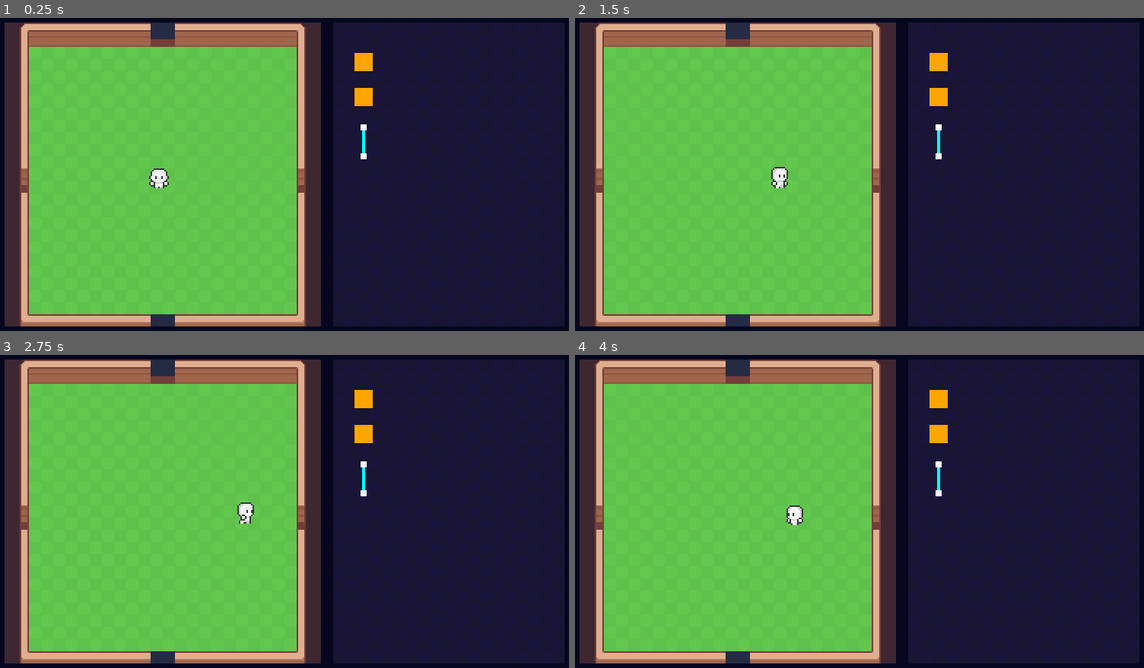
Above: before the commit, frames 1-4 (two rows, left to right).
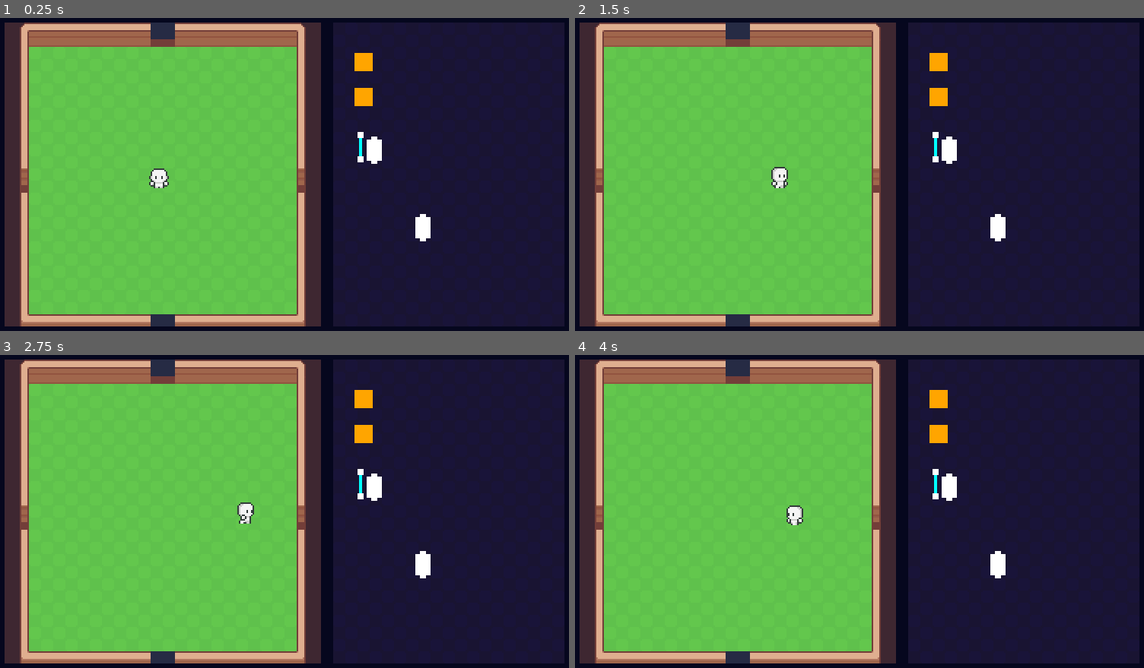
Above: after the commit, the same moments.

Repository: MichaelHayesMC/Term_3_Godot_LastCognition
Game: Godot game, scene res://scenes/game.tscn
Two runs of this game, one before a commit and one after it. Both use one fixed random seed, a clock stepped at 60 frames per second and the inputs below.
Inputs (mouse positions are in pixels of both pictures, inside the frame that each line leads up to):
- Up to frame 1 (0.25 s): no input
- Up to frame 2 (1.5 s): tap Enter at 0.5 s; move the mouse to (990, 158) at 0.52 s; hold D (move_right) 0.53-1.25 s; click (990, 158) at 0.67 s; drag from (740, 190) to (740, 33) at 1.27 s
- Up to frame 3 (2.75 s): move the mouse to (341, 439) at 2.02 s; hold D (move_right) from 2.03 s (still down)
- Up to frame 4 (4 s): release D (move_right) at 2.75 s; drag from (831, 577) to (939, 433) at 2.77 s; move the mouse to (1035, 561) at 3.52 s; hold A (move_left) from 3.53 s (still down)

The runs differ from the first frame. In frame 1, 0.5% of the frame differs, in the area x 62-76%, y 33-72%; in frame 2, 0.5%; in frame 3, 0.5%; in frame 4, 0.5%.

Commit message:
Modification of Sprite placement

Diff:
--- a/scenes/game.tscn
+++ b/scenes/game.tscn
@@ -7,6 +7,7 @@
 [ext_resource type="Script" uid="uid://qvqdb4cj60dq" path="res://scripts/line_2d.gd" id="6_p57ef"]
 [ext_resource type="PackedScene" uid="uid://cwojt257qqims" path="res://scenes/wire_node.tscn" id="7_gee14"]
 [ext_resource type="PackedScene" uid="uid://bjajsiqsyaflc" path="res://scenes/frame_elements.tscn" id="7_u5sy4"]
+[ext_resource type="PackedScene" uid="uid://bcwfymy1p1f0r" path="res://scenes/test.tscn" id="8_gee14"]
 
 [sub_resource type="TileSetAtlasSource" id="TileSetAtlasSource_0tnpc"]
 texture = ExtResource("1_p57ef")
@@ -299,21 +300,26 @@
 offset_bottom = 40.0
 color = Color(0, 1, 1, 1)
 
-[node name="Node7" type="Node" parent="."]
-
-[node name="Line2D" type="Line2D" parent="Node7"]
+[node name="Node2D" type="Node2D" parent="."]
+
+[node name="Line2D" type="Line2D" parent="Node2D"]
 width = 2.0
 default_color = Color(0, 1, 1, 1)
 script = ExtResource("6_p57ef")
 
-[node name="Wire_Node2" parent="Node7" instance=ExtResource("7_gee14")]
-offset_left = 242.0
-offset_top = 94.0
-offset_right = 246.0
-offset_bottom = 98.0
-
-[node name="Wire_Node" parent="Node7" instance=ExtResource("7_gee14")]
-offset_left = 242.0
-offset_top = 75.0
-offset_right = 246.0
-offset_bottom = 79.0
+[node name="Wire_Node2" parent="Node2D" instance=ExtResource("7_gee14")]
+offset_left = 240.0
+offset_top = 96.0
+offset_right = 244.0
+offset_bottom = 100.0
+
+[node name="Wire_Node" parent="Node2D" instance=ExtResource("7_gee14")]
+offset_left = 240.0
+offset_top = 80.0
+offset_right = 244.0
+offset_bottom = 84.0
+
+[node name="Node2D2" parent="." instance=ExtResource("8_gee14")]
+
+[node name="Node2D3" parent="." instance=ExtResource("8_gee14")]
+position = Vector2(32, 51)
--- /dev/null
+++ b/scenes/test.tscn
@@ -0,0 +1,35 @@
+[gd_scene load_steps=4 format=3 uid="uid://bcwfymy1p1f0r"]
+
+[ext_resource type="Script" uid="uid://qvqdb4cj60dq" path="res://scripts/line_2d.gd" id="1_bl13t"]
+[ext_resource type="PackedScene" uid="uid://cwojt257qqims" path="res://scenes/wire_node.tscn" id="2_iyx0m"]
+
+[sub_resource type="GDScript" id="GDScript_bl13t"]
+script/source = "extends Node2D
+
+func _ready() -> void:
+	var line = Line2D.new()
+	var script = load(\"res://scripts/line_2d.gd\")
+
+	line.set_script(script)
+	add_child(line)
+"
+
+[node name="Node2D" type="Node2D"]
+script = SubResource("GDScript_bl13t")
+
+[node name="Line2D" type="Line2D" parent="."]
+width = 2.0
+default_color = Color(0, 1, 1, 1)
+script = ExtResource("1_bl13t")
+
+[node name="Wire_Node2" parent="." instance=ExtResource("2_iyx0m")]
+offset_left = 249.0
+offset_top = 83.0
+offset_right = 253.0
+offset_bottom = 87.0
+
+[node name="Wire_Node" parent="." instance=ExtResource("2_iyx0m")]
+offset_left = 249.0
+offset_top = 97.0
+offset_right = 253.0
+offset_bottom = 101.0
Not shown: 1 places in scenes/game.tscn that only renumber resources
